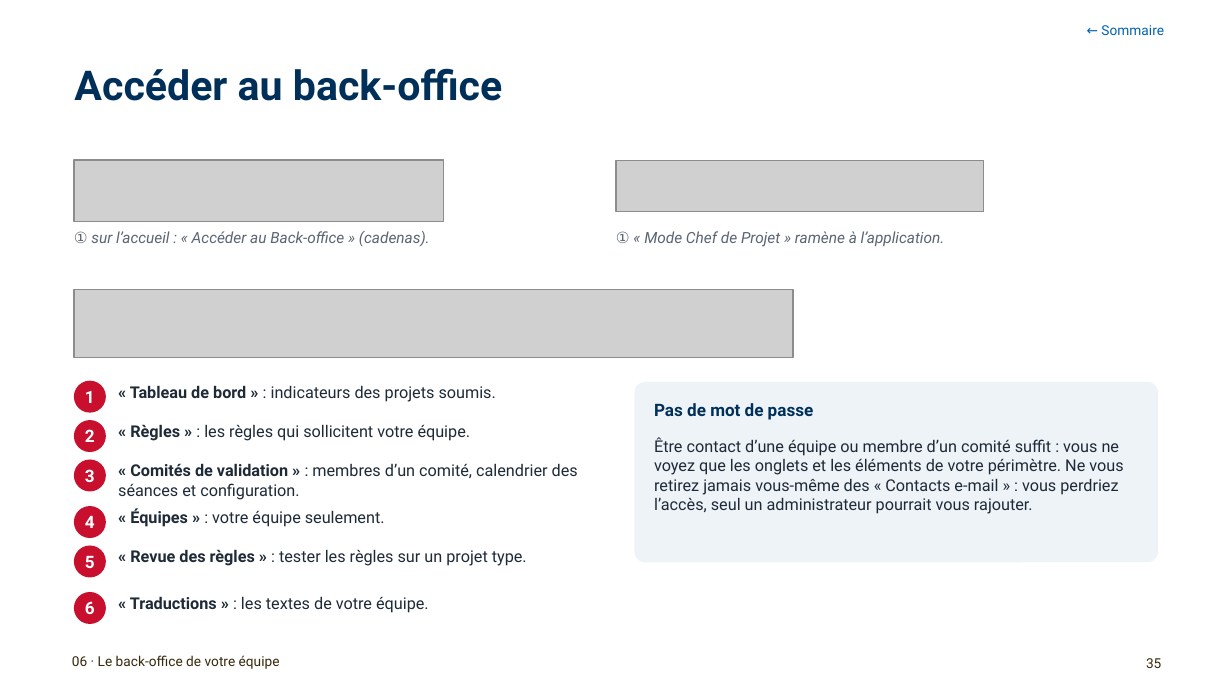
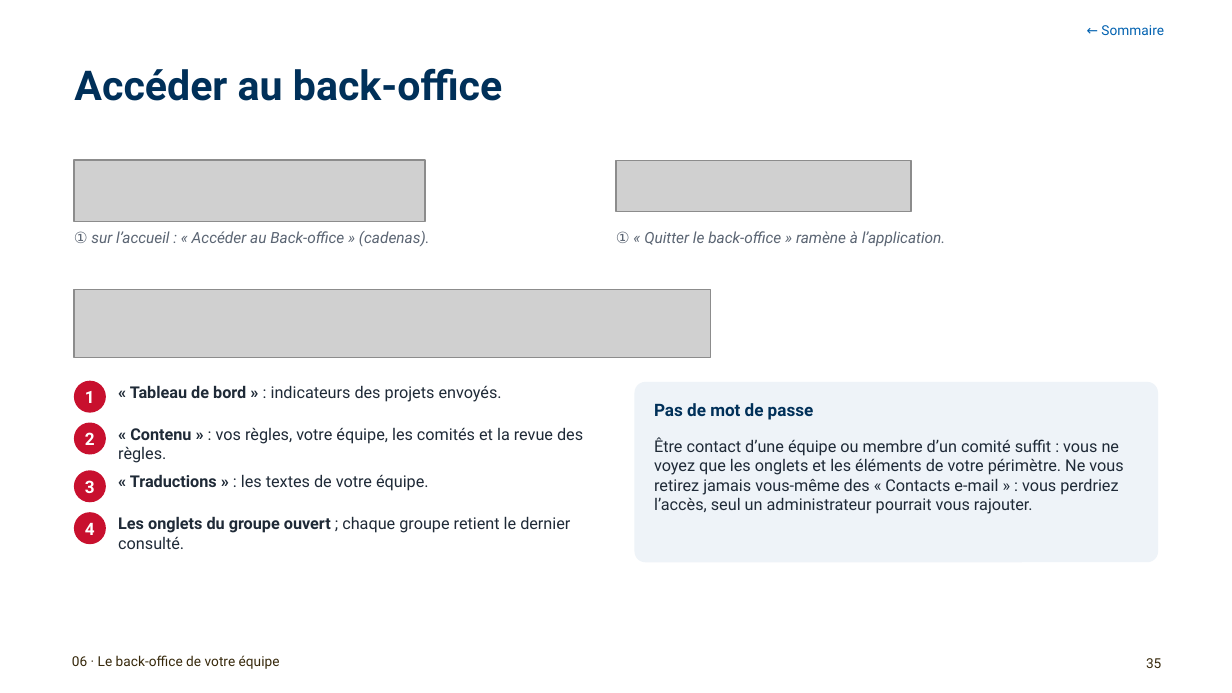
Before and after one commit to antoinelmariel-ux/ProjectNavigator, a slide deck: slide 35 of docs/Project Navigator_ Manuel SME.pptx. Drawn at 1232x693 pixels with LibreOffice and Linux fonts; fonts in the diff are those of the drawing; grey boxes stand for pictures; background and template pictures are left out. Boxes give left, top, right and bottom in pixels: in the first picture for what was removed or moved away, otherwise in the second. Text is boxed around its words. In the diff, an @@ line names an element or a change of style, - is before the commit and + after.

```diff
--- a/docs/Project Navigator_ Manuel SME.pptx
+++ b/docs/Project Navigator_ Manuel SME.pptx
@@ picture: place and size @@
-picture at <box>74,160,444,222</box>
+picture at <box>74,160,425,222</box>
@@ picture: place and size @@
-picture at <box>616,160,984,212</box>
+picture at <box>616,160,912,212</box>
@@ text at <box>616,231,946,246</box>: text changed @@
-① « Mode Chef de Projet » ramène à l’application.
+① « Quitter le back-office » ramène à l’application.
@@ picture: place and size @@
-picture at <box>74,290,793,357</box>
+picture at <box>74,290,711,357</box>
@@ text at <box>130,385,502,402</box>: text changed @@
-« Tableau de bord » : indicateurs des projets soumis.
+« Tableau de bord » : indicateurs des projets envoyés.
@@ text at <box>118,427,583,463</box>: text changed @@
-« Règles » : les règles qui sollicitent votre équipe.
+« Contenu » : vos règles, votre équipe, les comités et la revue des règles.
@@ ellipse "3": place and size @@
-ellipse "3" at <box>74,460,106,492</box>
+ellipse "3" at <box>74,471,106,503</box>
@@ text "« Traductions » : les ...": place and size @@
-text "« Traductions » : les ..." at <box>130,596,429,613</box>
+text "« Traductions » : les ..." at <box>130,474,429,491</box>
@@ text removed at <box>118,463,578,500</box> @@
-« Comités de validation » : membres d’un comité, calendrier des séances et configuration.
@@ text removed at <box>130,509,385,527</box> @@
-« Équipes » : votre équipe seulement.
@@ ellipse "4": place and size @@
-ellipse "4" at <box>74,506,106,538</box>
+ellipse "4" at <box>74,513,106,545</box>
@@ text added at <box>118,516,570,549</box>, 9.5 pt, text #1F2A37 @@
+Les onglets du groupe ouvert ; chaque groupe retient le dernier consulté.
@@ ellipse removed at <box>74,546,106,578</box> @@
-5
@@ text removed at <box>130,549,527,566</box> @@
-« Revue des règles » : tester les règles sur un projet type.
@@ ellipse removed at <box>74,593,106,625</box> @@
-6
```
Also in this commit, not shown: 21 other slides changed, 1 other file.
